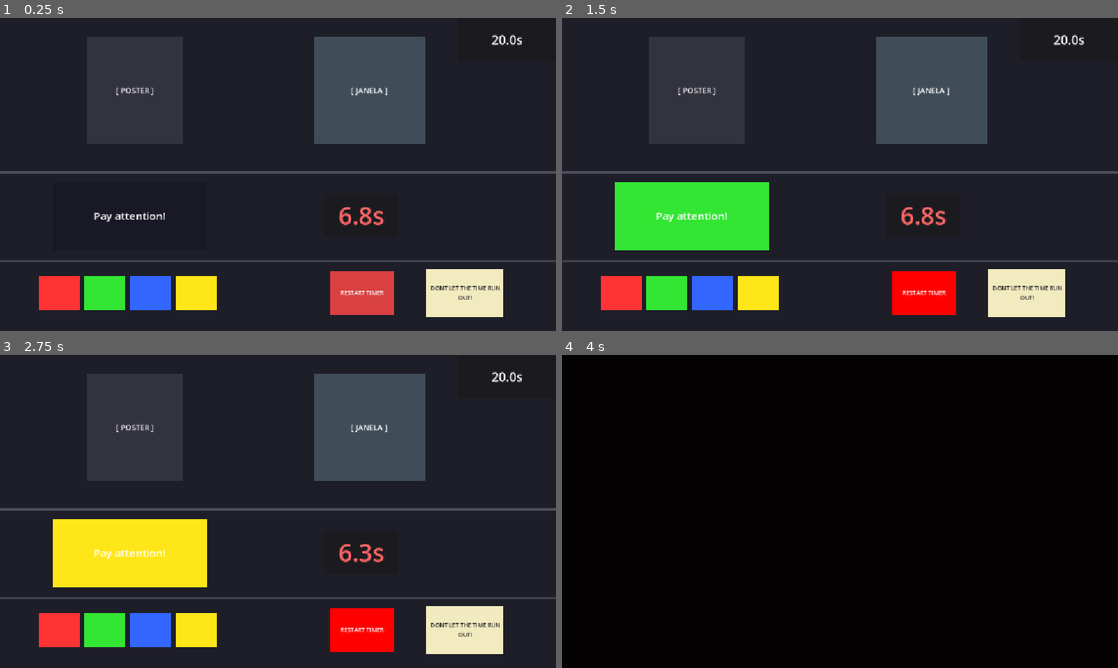
Above: before the commit, frames 1-4 (two rows, left to right).
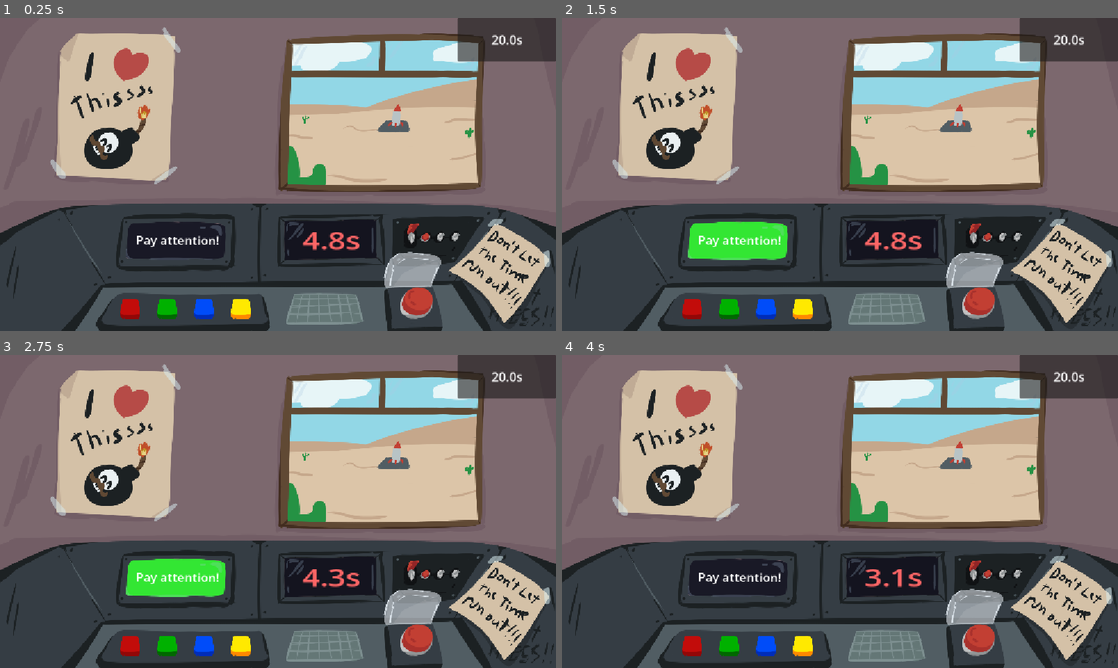
Above: after the commit, the same moments.

Repository: andre-felipe-wonsik-alves/gmtk-jam-26
Game: Godot game, scene res://Scenes/Minigames/genius_minigame.tscn
Two runs of this game, one before a commit and one after it. Both use one fixed random seed, a clock stepped at 60 frames per second and the inputs below. This scene is started directly instead of the project's main scene.
Inputs (mouse positions are in pixels of both pictures, inside the frame that each line leads up to; where the layout moved, square brackets give the same spot in the first picture):
- Up to frame 1 (0.25 s): no input
- Up to frame 2 (1.5 s): click (979, 296) [923, 293] at 0.5 s; click (979, 296) [923, 293] at 1.25 s
- Up to frame 3 (2.75 s): click (417, 633) [361, 630] at 2 s
- Up to frame 4 (4 s): move the mouse to (962, 495) at 2.77 s; click (962, 495) at 2.92 s; click (623, 630) at 3.52 s

The runs differ from the first frame. In frame 1, 90% of the frame differs, in the area x 0-100%, y 0-100%; in frame 2, 91%; in frame 3, 92%; in frame 4, 100%.

Commit message:
refactor: colocando os assets do paulinho na cena do genius

Diff:
--- a/Scenes/Minigames/genius_minigame.tscn
+++ b/Scenes/Minigames/genius_minigame.tscn
@@ -5,12 +5,19 @@
 [ext_resource type="Script" uid="uid://ftboe3bhcu17" path="res://Scripts/Components/SequenceValidatorComponent.gd" id="3_val"]
 [ext_resource type="Script" uid="uid://c03qcqua5x3xd" path="res://Scripts/Components/TimerComponent.gd" id="4_timer"]
 [ext_resource type="Script" uid="uid://cxc7yivwrmh2o" path="res://Scripts/Components/MonitorDisplayComponent.gd" id="5_mon"]
+[ext_resource type="Texture2D" uid="uid://c07svvcb4g1qn" path="res://Assets/Levels/Genius/cockpit2.png" id="5_vfdj3"]
 [ext_resource type="Script" uid="uid://cs1i16a0oqd38" path="res://Scripts/Components/ColorButtonComponent.gd" id="6_btn"]
 [ext_resource type="Script" uid="uid://bpw5opfchqd7" path="res://Scripts/Components/ButtonComponent.gd" id="7_fayor"]
+[ext_resource type="Texture2D" uid="uid://duy6fcboyiib1" path="res://Assets/Levels/Genius/botao_idle.png" id="9_idle"]
+[ext_resource type="Texture2D" uid="uid://bm5e2e5jmtwdd" path="res://Assets/Levels/Genius/botao_pressed.png" id="10_pressed"]
+[ext_resource type="Texture2D" uid="uid://blhtp4opwmju3" path="res://Assets/Levels/Genius/botaozao_idle.png" id="11_big_idle"]
+[ext_resource type="Texture2D" uid="uid://cvgf0pij2kknw" path="res://Assets/Levels/Genius/botaozao_pressed.png" id="12_big_pressed"]
+[ext_resource type="Texture2D" uid="uid://bq0xgpdiw3kbi" path="res://Assets/Levels/Genius/cockpit_deserto.png" id="13_rq3m5"]
 
 [sub_resource type="Theme" id="Theme_j3stb"]
 
 [node name="GeniusMinigame" type="Node2D" unique_id=270707829]
+position = Vector2(-104, -52)
 script = ExtResource("1_genius")
 
 [node name="Components" type="Node" parent="." unique_id=1429039005]
@@ -29,61 +36,32 @@
 
 [node name="UI" type="CanvasLayer" parent="." unique_id=1593499422]
 
-[node name="Background" type="ColorRect" parent="UI" unique_id=446328112]
+[node name="Window" type="TextureRect" parent="UI" unique_id=1106134629]
+z_index = -1
 anchors_preset = 15
 anchor_right = 1.0
 anchor_bottom = 1.0
-offset_right = 1.0
-grow_horizontal = 2
-grow_vertical = 2
-color = Color(0.12, 0.12, 0.16, 1)
-
-[node name="RoomBackground" type="Control" parent="UI" unique_id=238825912]
-layout_mode = 3
-anchors_preset = 10
-anchor_right = 1.0
-offset_bottom = 320.0
-grow_horizontal = 2
-
-[node name="PosterPlaceholder" type="ColorRect" parent="UI/RoomBackground" unique_id=1507295867]
-layout_mode = 0
-offset_left = 180.0
-offset_top = 40.0
-offset_right = 380.0
-offset_bottom = 260.0
-color = Color(0.2, 0.2, 0.25, 1)
-
-[node name="PosterLabel" type="Label" parent="UI/RoomBackground/PosterPlaceholder" unique_id=1779904217]
-layout_mode = 1
+grow_horizontal = 2
+grow_vertical = 2
+mouse_filter = 2
+texture = ExtResource("13_rq3m5")
+expand_mode = 1
+stretch_mode = 5
+
+[node name="Background" type="TextureRect" parent="UI" unique_id=446328112]
+z_index = 1
 anchors_preset = 15
 anchor_right = 1.0
 anchor_bottom = 1.0
 grow_horizontal = 2
 grow_vertical = 2
-text = "[ POSTER ]"
-horizontal_alignment = 1
-vertical_alignment = 1
-
-[node name="WindowPlaceholder" type="ColorRect" parent="UI/RoomBackground" unique_id=2108683880]
-layout_mode = 0
-offset_left = 650.0
-offset_top = 40.0
-offset_right = 880.0
-offset_bottom = 260.0
-color = Color(0.25, 0.3, 0.35, 1)
-
-[node name="WindowLabel" type="Label" parent="UI/RoomBackground/WindowPlaceholder" unique_id=607108731]
-layout_mode = 1
-anchors_preset = 15
-anchor_right = 1.0
-anchor_bottom = 1.0
-grow_horizontal = 2
-grow_vertical = 2
-text = "[ JANELA ]"
-horizontal_alignment = 1
-vertical_alignment = 1
+mouse_filter = 2
+texture = ExtResource("5_vfdj3")
+expand_mode = 1
+stretch_mode = 5
 
 [node name="TimerPanel" type="Panel" parent="UI" unique_id=1269140963]
+z_index = 1
 anchors_preset = 1
 anchor_left = 1.0
 anchor_right = 1.0
@@ -92,6 +70,7 @@
 grow_horizontal = 0
 
 [node name="TimerLabel" type="Label" parent="UI" unique_id=84261161]
+z_index = 1
 anchors_preset = 1
 anchor_left = 1.0
 anchor_right = 1.0
@@ -103,19 +82,15 @@
 horizontal_alignment = 1
 vertical_alignment = 1
 
-[node name="UpperDeskDivider" type="ColorRect" parent="UI" unique_id=317522876]
-offset_top = 317.0
-offset_right = 1152.0
-offset_bottom = 322.0
-color = Color(0.3, 0.3, 0.35, 1)
-
 [node name="MonitorDisplayComponent" type="Control" parent="UI" unique_id=519258914]
 layout_mode = 3
 anchors_preset = 0
-offset_left = 109.0
-offset_top = 340.0
-offset_right = 429.0
-offset_bottom = 480.0
+offset_left = 240.00003
+offset_top = 406.99997
+offset_right = 560.0
+offset_bottom = 546.9999
+rotation = 0.0058897706
+scale = Vector2(0.80132335, 0.7525425)
 script = ExtResource("5_mon")
 
 [node name="ScreenRect" type="ColorRect" parent="UI/MonitorDisplayComponent" unique_id=1232671412]
@@ -141,167 +116,105 @@
 grow_horizontal = 2
 grow_vertical = 2
 theme = SubResource("Theme_j3stb")
-theme_override_font_sizes/font_size = 22
+theme_override_font_sizes/font_size = 32
 text = "Waiting..."
 horizontal_alignment = 1
 vertical_alignment = 1
 
-[node name="LowerDeskDivider" type="ColorRect" parent="UI" unique_id=1522738184]
-offset_top = 500.0
-offset_right = 1152.0
-offset_bottom = 505.0
-color = Color(0.25, 0.25, 0.3, 1)
-
 [node name="ButtonGrid" type="HBoxContainer" parent="UI" unique_id=709174494]
-offset_left = 80.0
-offset_top = 535.0
-offset_right = 460.0
-offset_bottom = 605.0
-theme_override_constants/separation = 10
-
-[node name="ButtonRed" type="Button" parent="UI/ButtonGrid" unique_id=909903191]
-custom_minimum_size = Vector2(85, 70)
-layout_mode = 2
+z_index = 5
+offset_left = 205.0
+offset_top = 487.0
+offset_right = 505.0
+offset_bottom = 557.0
+scale = Vector2(2.069791, 3.6693056)
+theme_override_constants/separation = -28
+
+[node name="ButtonRed" type="TextureButton" parent="UI/ButtonGrid" unique_id=909903191]
+modulate = Color(1, 0.2, 0.2, 1)
+custom_minimum_size = Vector2(65, 55)
+layout_mode = 2
+texture_normal = ExtResource("9_idle")
+texture_pressed = ExtResource("10_pressed")
+ignore_texture_size = true
+stretch_mode = 0
 script = ExtResource("6_btn")
 color_id = 1
-normal_color = Color(1, 0.2, 0.2, 1)
-active_color = Color(1, 0.6, 0.6, 1)
-
-[node name="ColorRect" type="ColorRect" parent="UI/ButtonGrid/ButtonRed" unique_id=1749668857]
-layout_mode = 1
-anchors_preset = 15
-anchor_right = 1.0
-anchor_bottom = 1.0
-grow_horizontal = 2
-grow_vertical = 2
-mouse_filter = 2
-color = Color(1, 0.2, 0.2, 1)
-
-[node name="ButtonGreen" type="Button" parent="UI/ButtonGrid" unique_id=100456885]
-custom_minimum_size = Vector2(85, 70)
-layout_mode = 2
+
+[node name="ButtonGreen" type="TextureButton" parent="UI/ButtonGrid" unique_id=100456885]
+modulate = Color(0, 2.8165433, 0, 1)
+custom_minimum_size = Vector2(65, 55)
+layout_mode = 2
+texture_normal = ExtResource("9_idle")
+texture_pressed = ExtResource("10_pressed")
+ignore_texture_size = true
+stretch_mode = 0
 script = ExtResource("6_btn")
 color_id = 3
-normal_color = Color(0.2, 0.9, 0.2, 1)
-active_color = Color(0.6, 1, 0.6, 1)
-
-[node name="ColorRect" type="ColorRect" parent="UI/ButtonGrid/ButtonGreen" unique_id=1334981414]
-layout_mode = 1
-anchors_preset = 15
-anchor_right = 1.0
-anchor_bottom = 1.0
-grow_horizontal = 2
-grow_vertical = 2
-mouse_filter = 2
-color = Color(0.2, 0.9, 0.2, 1)
-
-[node name="ButtonBlue" type="Button" parent="UI/ButtonGrid" unique_id=1516187206]
-custom_minimum_size = Vector2(85, 70)
-layout_mode = 2
-script = ExtResource("6_btn")
-normal_color = Color(0.2, 0.4, 1, 1)
-active_color = Color(0.5, 0.7, 1, 1)
-
-[node name="ColorRect" type="ColorRect" parent="UI/ButtonGrid/ButtonBlue" unique_id=205182867]
-layout_mode = 1
-anchors_preset = 15
-anchor_right = 1.0
-anchor_bottom = 1.0
-grow_horizontal = 2
-grow_vertical = 2
-mouse_filter = 2
-color = Color(0.2, 0.4, 1, 1)
-
-[node name="ButtonYellow" type="Button" parent="UI/ButtonGrid" unique_id=905627959]
-custom_minimum_size = Vector2(85, 70)
-layout_mode = 2
+
+[node name="ButtonBlue" type="TextureButton" parent="UI/ButtonGrid" unique_id=1516187206]
+modulate = Color(0, 1.2128725, 4.8687005, 1)
+custom_minimum_size = Vector2(65, 55)
+layout_mode = 2
+texture_normal = ExtResource("9_idle")
+texture_pressed = ExtResource("10_pressed")
+ignore_texture_size = true
+stretch_mode = 0
+script = ExtResource("6_btn")
+
+[node name="ButtonYellow" type="TextureButton" parent="UI/ButtonGrid" unique_id=905627959]
+modulate = Color(4.165, 3.6983335, 0, 1)
+custom_minimum_size = Vector2(65, 55)
+layout_mode = 2
+texture_normal = ExtResource("9_idle")
+texture_pressed = ExtResource("10_pressed")
+ignore_texture_size = true
+stretch_mode = 0
 script = ExtResource("6_btn")
 color_id = 2
-normal_color = Color(1, 0.9, 0.1, 1)
-active_color = Color(1, 0.95, 0.6, 1)
-
-[node name="ColorRect" type="ColorRect" parent="UI/ButtonGrid/ButtonYellow" unique_id=1148386977]
-layout_mode = 1
-anchors_preset = 15
-anchor_right = 1.0
-anchor_bottom = 1.0
-grow_horizontal = 2
-grow_vertical = 2
-mouse_filter = 2
-color = Color(1, 0.9, 0.1, 1)
 
 [node name="EmergencyPanel" type="Control" parent="UI" unique_id=400100200]
+z_index = 5
 layout_mode = 3
 anchors_preset = 0
 offset_left = 661.0
 offset_top = 510.0
 offset_right = 1074.0
 offset_bottom = 631.0
-
-[node name="SecondaryButton" type="Button" parent="UI/EmergencyPanel" unique_id=400100206]
+mouse_filter = 2
+
+[node name="SecondaryButton" type="TextureButton" parent="UI/EmergencyPanel" unique_id=400100206]
+z_index = 1
 layout_mode = 0
-offset_left = 22.0
-offset_top = 14.0
-offset_right = 156.0
-offset_bottom = 105.0
+offset_left = 43.0
+offset_top = -89.0
+offset_right = 210.0
+offset_bottom = 80.0
+scale = Vector2(1.9285715, 1.852071)
+texture_normal = ExtResource("11_big_idle")
+texture_pressed = ExtResource("12_big_pressed")
+ignore_texture_size = true
+stretch_mode = 0
 script = ExtResource("7_fayor")
 
-[node name="ColorRect" type="ColorRect" parent="UI/EmergencyPanel/SecondaryButton" unique_id=400100207]
-layout_mode = 1
-anchors_preset = 15
-anchor_right = 1.0
-anchor_bottom = 1.0
-grow_horizontal = 2
-grow_vertical = 2
-mouse_filter = 2
-color = Color(0.85, 0.25, 0.25, 1)
-
-[node name="ButtonText" type="Label" parent="UI/EmergencyPanel/SecondaryButton" unique_id=400100208]
-layout_mode = 1
-anchors_preset = 15
-anchor_right = 1.0
-anchor_bottom = 1.0
-grow_horizontal = 2
-grow_vertical = 2
-theme_override_font_sizes/font_size = 12
-text = "PRESS"
-horizontal_alignment = 1
-vertical_alignment = 1
-
-[node name="PaperNote" type="ColorRect" parent="UI/EmergencyPanel" unique_id=308947984]
+[node name="SecondaryTimerPanel" type="ColorRect" parent="UI/EmergencyPanel" unique_id=1993111024]
+z_index = -6
 layout_mode = 0
-offset_left = 222.0
-offset_top = 9.0
-offset_right = 382.0
-offset_bottom = 109.0
-color = Color(0.95, 0.92, 0.75, 1)
-
-[node name="InstructionLabel" type="Label" parent="UI/EmergencyPanel" unique_id=400100205]
+offset_left = -74.0
+offset_top = -97.0
+offset_right = 81.0
+offset_bottom = -6.0
+scale = Vector2(1.333176, 1.0465736)
+color = Color(0.078431375, 0.078431375, 0.12156863, 1)
+
+[node name="SecondaryTimerLabel" type="Label" parent="UI/EmergencyPanel" unique_id=974113656]
+z_index = -6
 layout_mode = 0
-offset_left = 228.0
-offset_top = 25.0
-offset_right = 378.0
-offset_bottom = 95.0
-theme_override_colors/font_color = Color(0.15, 0.15, 0.15, 1)
-theme_override_font_sizes/font_size = 12
-text = "DONT LET THE TIME RUN OUT!"
-horizontal_alignment = 1
-vertical_alignment = 1
-autowrap_mode = 2
-
-[node name="SecondaryTimerPanel" type="Panel" parent="UI/EmergencyPanel" unique_id=1547741481]
-layout_mode = 0
-offset_left = 10.0
-offset_top = -147.0
-offset_right = 165.0
-offset_bottom = -56.0
-
-[node name="SecondaryTimerLabel" type="Label" parent="UI/EmergencyPanel" unique_id=974113656]
-layout_mode = 0
-offset_left = 10.0
-offset_top = -147.0
-offset_right = 165.0
-offset_bottom = -55.0
+offset_left = -72.0
+offset_top = -95.0
+offset_right = 83.0
+offset_bottom = -3.0
+scale = Vector2(1.2574106, 0.9886638)
 theme_override_font_sizes/font_size = 50
 text = "7.0s"
 horizontal_alignment = 1
--- a/Scenes/Screens/game_over_screen.tscn
+++ b/Scenes/Screens/game_over_screen.tscn
@@ -125,7 +125,7 @@
 layout_mode = 2
 theme_override_colors/font_color = Color(0.98, 0.4, 0.42, 1)
 theme_override_font_sizes/font_size = 56
-text = "VOCÊ PERDEU!!!"
+text = "YOU LOST!!!"
 horizontal_alignment = 1
 
 [node name="RetryButton" type="Button" parent="CenterContainer/Card/VBoxContainer" unique_id=341478459]
@@ -134,7 +134,7 @@
 theme_override_styles/normal = SubResource("Btn_Retry_Normal")
 theme_override_styles/pressed = SubResource("Btn_Retry_Pressed")
 theme_override_styles/hover = SubResource("Btn_Retry_Hover")
-text = "TENTAR NOVAMENTE"
+text = "TRY AGAIN"
 
 [node name="MenuButton" type="Button" parent="CenterContainer/Card/VBoxContainer" unique_id=1931091463]
 custom_minimum_size = Vector2(300, 0)
@@ -142,4 +142,4 @@
 theme_override_styles/normal = SubResource("Btn_Menu_Normal")
 theme_override_styles/pressed = SubResource("Btn_Menu_Pressed")
 theme_override_styles/hover = SubResource("Btn_Menu_Hover")
-text = "MENU PRINCIPAL"
+text = "MAIN MENU"
--- a/Scripts/Components/ButtonComponent.gd
+++ b/Scripts/Components/ButtonComponent.gd
@@ -1,25 +1,18 @@
 class_name ButtonComponent
-extends BaseButton
+extends TextureButton
 
-@export var normal_color: Color = Color.RED
-@export var active_color: Color = Color(1.0, 0.4, 0.4)
-
-@onready var color_rect: ColorRect = $ColorRect
+var _original_modulate: Color
 
 func _ready() -> void:
 	pressed.connect(_on_pressed)
-	set_visual_active(false)
-
-func set_visual_active(active: bool) -> void:
-	if color_rect:
-		color_rect.color = active_color if active else normal_color
+	_original_modulate = modulate
 
 # Faz o botão piscar por um curto período de tempo
 func flash(duration: float = 0.3) -> void:
-	set_visual_active(true)
+	modulate = _original_modulate * 1.5
 	await get_tree().create_timer(duration, false).timeout
-	set_visual_active(false)
+	modulate = _original_modulate
 
-# Quando o botão é pressionado, ele pisca e emite um sinal com o ID da cor correspondente
+# Quando o botão é pressionado, ele pisca
 func _on_pressed() -> void:
 	flash(0.15)
--- a/Scripts/Components/ColorButtonComponent.gd
+++ b/Scripts/Components/ColorButtonComponent.gd
@@ -1,29 +1,33 @@
 class_name ColorButtonComponent
-extends BaseButton
+extends TextureButton
 
 signal color_pressed(color_id: int)
 
 @export var color_id: int = 0
-@export var normal_color: Color = Color.RED
-@export var active_color: Color = Color(1.0, 0.4, 0.4)
 
-@onready var color_rect: ColorRect = $ColorRect
+var _original_modulate: Color
 
 func _ready() -> void:
 	pressed.connect(_on_pressed)
-	set_visual_active(false)
+	_original_modulate = modulate
+	_generate_click_mask()
 
-func set_visual_active(active: bool) -> void:
-	if color_rect:
-		color_rect.color = active_color if active else normal_color
-
-# Faz o botão piscar por um curto período de tempo
+# Faz o botão piscar (clareia brevemente) por um curto período de tempo
 func flash(duration: float = 0.3) -> void:
-	set_visual_active(true)
+	modulate = _original_modulate * 2.0  # Clareia para indicar ativação
 	await get_tree().create_timer(duration, false).timeout
-	set_visual_active(false)
+	modulate = _original_modulate
 
 # Quando o botão é pressionado, ele pisca e emite um sinal com o ID da cor correspondente
 func _on_pressed() -> void:
 	flash(0.15)
 	color_pressed.emit(color_id)
+
+# Gera um click mask a partir da textura para que apenas os pixels opacos sejam clicáveis
+func _generate_click_mask() -> void:
+	if texture_normal:
+		var image: Image = texture_normal.get_image()
+		if image:
+			var mask := BitMap.new()
+			mask.create_from_image_alpha(image, 0.1)
+			texture_click_mask = mask
--- a/Scripts/Components/MonitorDisplayComponent.gd
+++ b/Scripts/Components/MonitorDisplayComponent.gd
@@ -5,7 +5,7 @@
 signal display_finished
 
 @export var flash_duration: float = 0.5  # Duração do flash em segundos
-@export var pause_duration: float = 0.25 # Duração da pausa entre flashes em segundos
+@export var pause_duration: float = 0.4 # Duração da pausa entre flashes em segundos
 
 @onready var screen_rect: ColorRect = $ScreenRect
 @onready var status_label: Label = $StatusLabel
--- a/Scripts/GameManager.gd
+++ b/Scripts/GameManager.gd
@@ -5,7 +5,7 @@
 signal minigame_passed
 
 var current_level_index: int = 0
-var array_index = 0;
+var array_index = 0
 var levels: Array
 
 # Lista com os caminhos das cenas dos minigames
--- a/Scripts/Minigames/GeniusMinigame.gd
+++ b/Scripts/Minigames/GeniusMinigame.gd
@@ -1,9 +1,9 @@
 class_name GeniusMinigame
 extends MinigameBase
 
-@export var sequence_length: int = 4
+@export var sequence_length: int = 7
 @export var turn_time_limit: float = 20.0
-@export var secondary_time_limit: float = 7.0
+@export var secondary_time_limit: float = 5.0
 
 @onready var sequence_generator: SequenceGeneratorComponent = $Components/SequenceGeneratorComponent
 @onready var sequence_validator: SequenceValidatorComponent = $Components/SequenceValidatorComponent
@@ -15,9 +15,7 @@
 @onready var buttons: Array[Node] = $UI/ButtonGrid.get_children()
 
 @onready var secondary_timer_label: Label = $UI/EmergencyPanel/SecondaryTimerLabel
-@onready var secondary_button: Button = $UI/EmergencyPanel/SecondaryButton
-@onready var secondary_button_color_rect: ColorRect = $UI/EmergencyPanel/SecondaryButton/ColorRect
-@onready var secondary_button_text: Label = $UI/EmergencyPanel/SecondaryButton/ButtonText
+@onready var secondary_button: TextureButton = $UI/EmergencyPanel/SecondaryButton
 
 var current_sequence: Array[int] = []
 var secondary_button_pressed: bool = false
@@ -55,10 +53,6 @@
 	if secondary_timer_label:
 		secondary_timer_label.text = "%.1fs" % secondary_time_limit
 		secondary_timer_label.add_theme_color_override("font_color", Color(1.0, 0.4, 0.4))
-	if secondary_button_color_rect:
-		secondary_button_color_rect.color = Color(0.5, 0.5, 0.5, 1)
-	if secondary_button_text:
-		secondary_button_text.text = "RESTART TIMER"
 
 	# 1. Gerar a sequência aleatória
 	current_sequence = sequence_generator.generate_sequence(sequence_length)
@@ -71,9 +65,8 @@
 
 	if secondary_button:
 		secondary_button.disabled = false
-	if secondary_button_color_rect:
-		secondary_button_color_rect.color = Color(0.85, 0.25, 0.25, 1)
 	secondary_timer_component.start_timer(secondary_time_limit)
+
 
 func _on_display_finished() -> void:
 	# 4. Sequência terminou: preparar validador, ativar botões e iniciar temporizador principal
--- a/Scripts/Screens/StartCountdown.gd
+++ b/Scripts/Screens/StartCountdown.gd
@@ -41,10 +41,6 @@
 	await get_tree().create_timer(1.2).timeout
 	show_next_number()
 
-# Called every frame. 'delta' is the elapsed time since the previous frame.
-func _process(delta: float) -> void:
-	pass
-
 func _animate_pop() -> void:
 	image.scale = Vector2(0.5, 0.5)
 	image.modulate.a = 0.0
--- a/project.godot
+++ b/project.godot
@@ -26,7 +26,6 @@
 window/size/mode=2
 window/size/borderless=true
 window/stretch/mode="canvas_items"
-window/stretch/aspect="expand"
 
 [input]
 
Binary file added: Assets/Levels/Genius/boom1.png
Not shown, added: Assets/Levels/Genius/boom1.png.import
Binary file added: Assets/Levels/Genius/boom2.png
Not shown, added: Assets/Levels/Genius/boom2.png.import
Binary file added: Assets/Levels/Genius/boom3.png
Not shown, added: Assets/Levels/Genius/boom3.png.import
Binary file added: Assets/Levels/Genius/boomfinal1.png
Not shown, added: Assets/Levels/Genius/boomfinal1.png.import
Binary file added: Assets/Levels/Genius/boomfinal2.png
Not shown, added: Assets/Levels/Genius/boomfinal2.png.import
Binary file added: Assets/Levels/Genius/boomfinal3.png
Not shown, added: Assets/Levels/Genius/boomfinal3.png.import
(and 18 more such lines)
